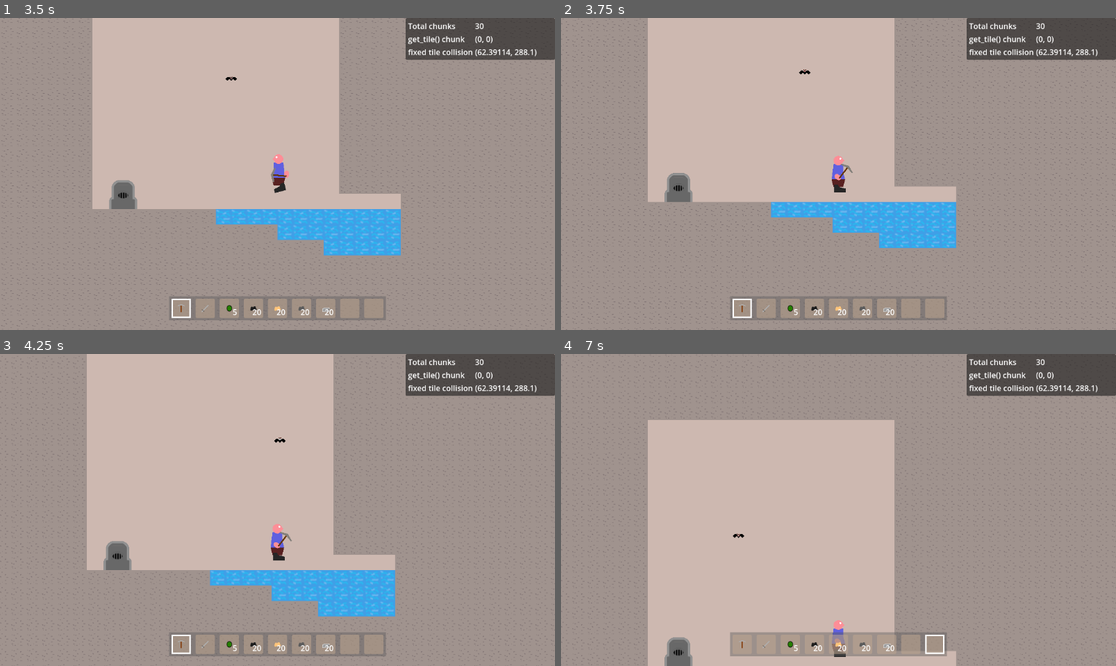
Above: before the commit, frames 1-4 (two rows, left to right).
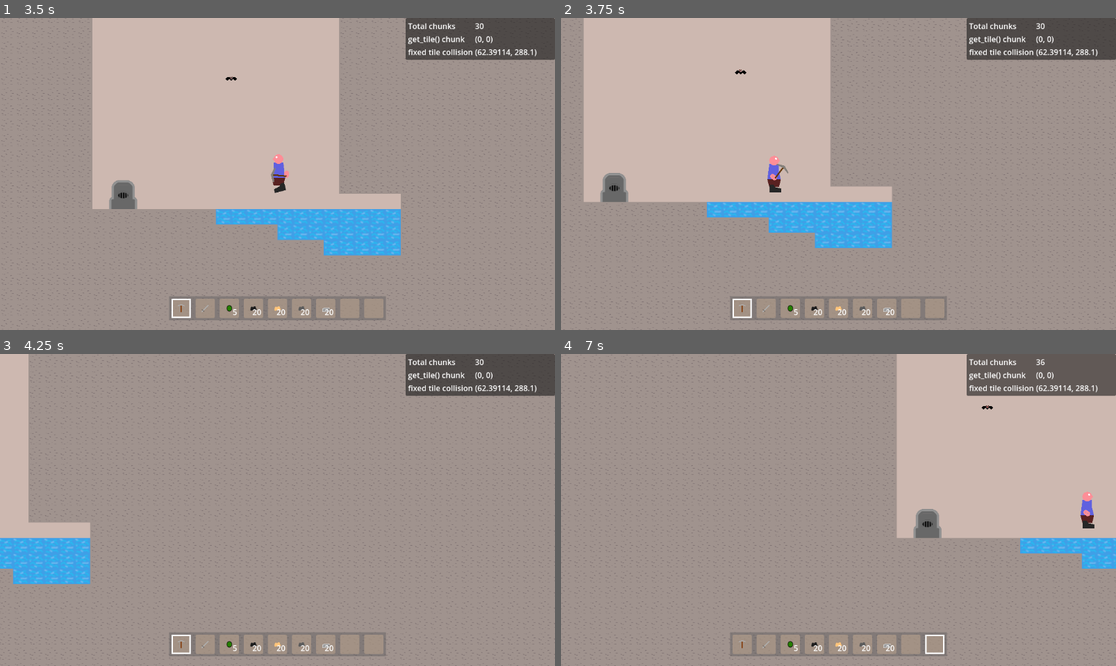
Above: after the commit, the same moments.

Repository: Griiimon/2D-Mining-Sandbox
Game: Godot game, scene res://scenes/test_game.tscn
Same seed, same stepped clock (60 frames per second), same inputs: the game is played once before the commit and once after it. The engine's default icon, where the game draws it, is replaced by a stand-in: a white triangle on a blue panel in a dark square.
Inputs (mouse positions are in pixels of both pictures, inside the frame that each line leads up to):
- Up to frame 1 (3.5 s): tap Enter at 0.5 s; move the mouse to (399, 158) at 0.52 s; hold D (right) 0.53-2.03 s; tap X (drop_item) at 0.6 s; click (399, 158) at 0.67 s; tap Up (jump) at 0.77, 1.52, 3.02 s; move the mouse to (166, 189) at 1.27 s; tap F (interact) at 1.35 s; move the mouse to (333, 105) at 2.02 s; hold A (left) 2.03-2.78 s; tap E (next_hotbar_item) at 2.1 s; move the mouse to (249, 236) at 2.77 s; hold D (right) from 2.78 s (still down); tap Q (previous_hotbar_item) at 2.85 s; click (249, 236) at 2.92 s
- Up to frame 2 (3.75 s): keep holding D (right); move the mouse to (1005, 220) at 3.52 s; tap K (toggle_free_cam) at 3.6 s
- Up to frame 3 (4.25 s): keep holding D (right); tap Up (jump) at 3.77 s
- Up to frame 4 (7 s): move the mouse to (672, 463) at 4.27 s; release D (right) at 4.28 s; hold A (left) 4.28-5.03 s; tap 1 at 4.35 s; tap Up (jump) at 4.52, 6.02, 6.77 s; move the mouse to (866, 510) at 5.02 s; hold D (right) 5.03-5.78 s; tap 9 at 5.1 s; click (866, 510) at 5.17 s; move the mouse to (755, 432) at 5.77 s; hold A (left) from 5.78 s (still down); tap X (drop_item) at 5.85 s; move the mouse to (960, 494) at 6.52 s; tap F (interact) at 6.6 s

Frame 1 is identical in both runs. In frame 2, 19% of the frame differs, in the area x 0-100%, y 0-100%; in frame 3, 41%; in frame 4, 55%.

Commit message:
Update camera.gd

Diff:
--- a/scripts/camera.gd
+++ b/scripts/camera.gd
@@ -8,6 +8,6 @@
 
 func _process(delta):
 	if free_cam:
-		position+= Input.get_vector("ui_left", "ui_right", "ui_up", "ui_down") * speed * delta
+		position+= Input.get_vector("left", "right", "up", "down") * speed * delta
 	elif follow_node:
 		position= follow_node.global_position
